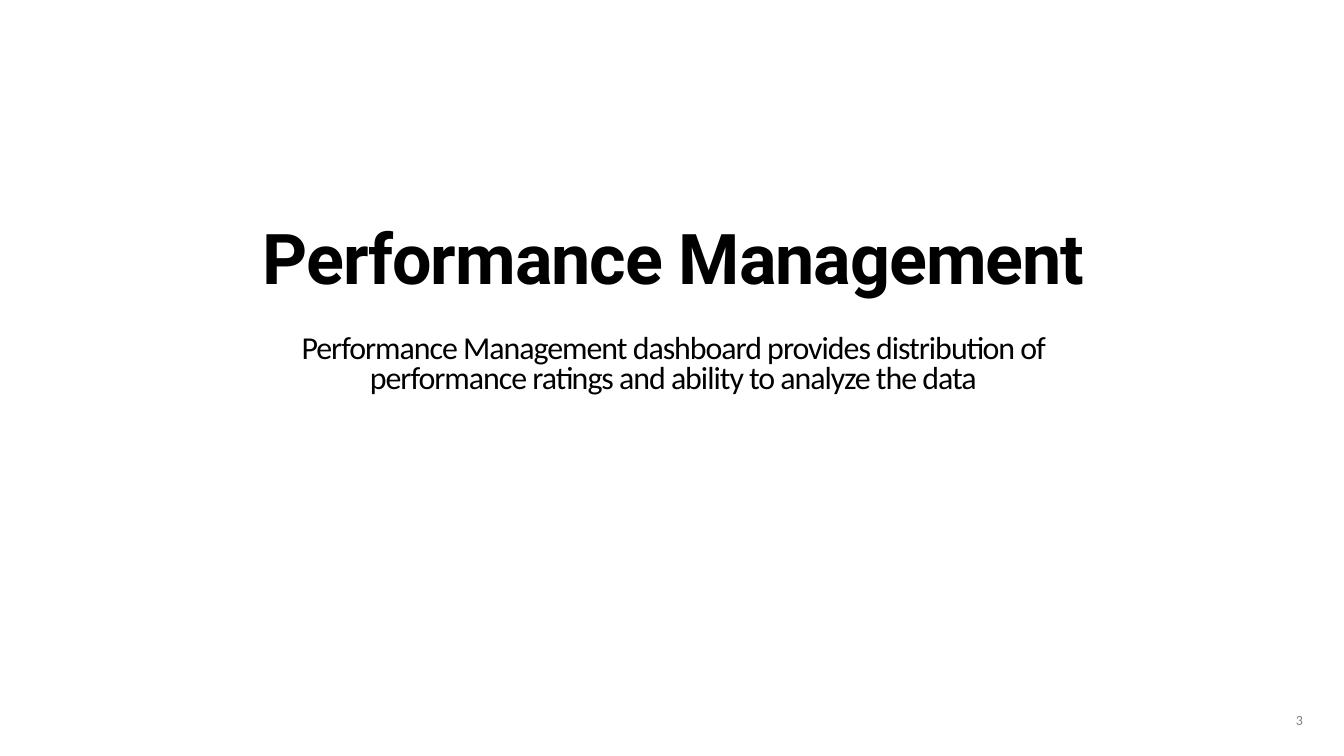
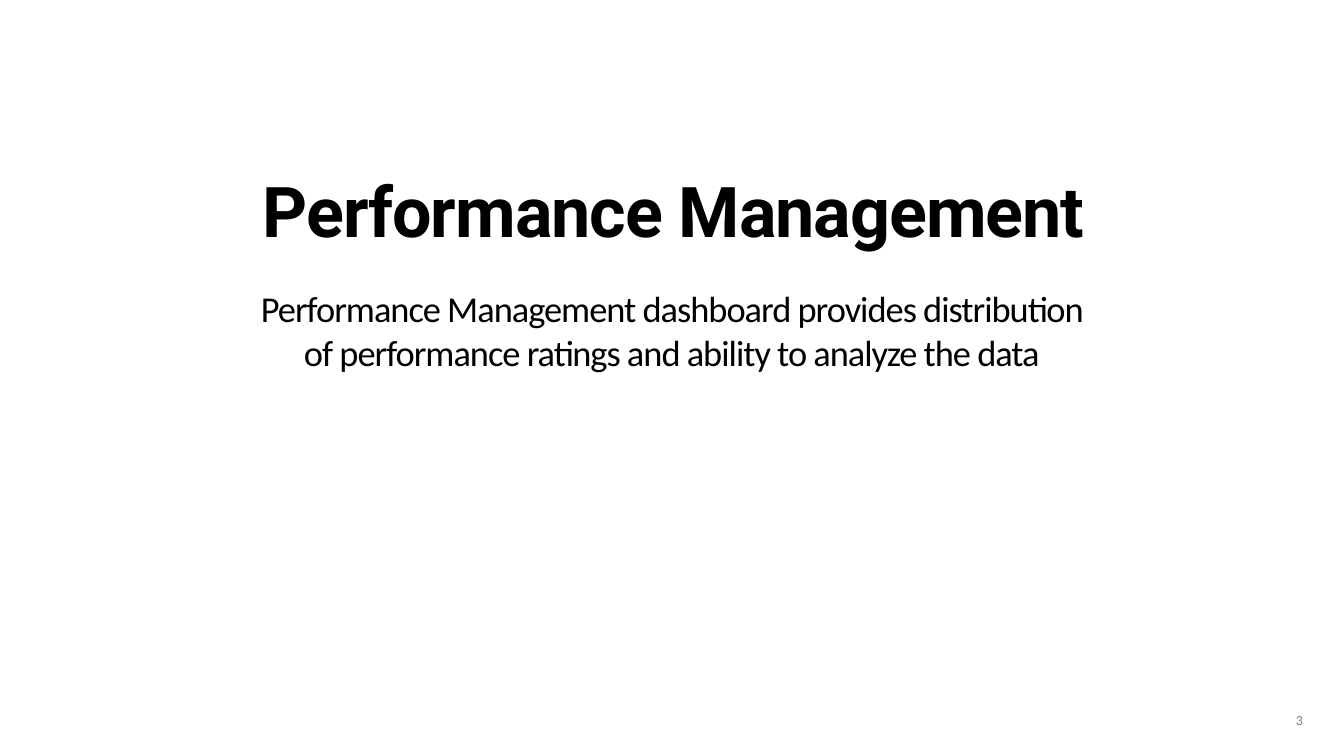
Before and after one commit to anup-jana/PowerBI, a slide deck: slide 3 of Banner & Images.pptx. Drawn at 1344x756 pixels with LibreOffice and Linux fonts; fonts in the diff are those of the drawing; background and template pictures are left out. Boxes give left, top, right and bottom in pixels: in the first picture for what was removed or moved away, otherwise in the second. Text is boxed around its words. In the diff, an @@ line names an element or a change of style, - is before the commit and + after.

```diff
--- a/Banner & Images.pptx
+++ b/Banner & Images.pptx
@@ title "Performance Management": place and size @@
-title "Performance Management" at [262,230,1085,299]
+title "Performance Management" at [262,183,1085,252]
@@ text "Performance Management dashboard provides distribution ...": place and size @@
-text "Performance Management dashboard provides distribution ..." at [302,337,1046,395]
+text "Performance Management dashboard provides distribution ..." at [261,296,1083,373]
@@ text "Performance Management dashboard provides distribution ..." at [261,296,1083,373]: size 22.8 to 26 pt; line spacing 0.8 to 1 @@
```
Also in this commit, not shown: 3 other slides changed.
